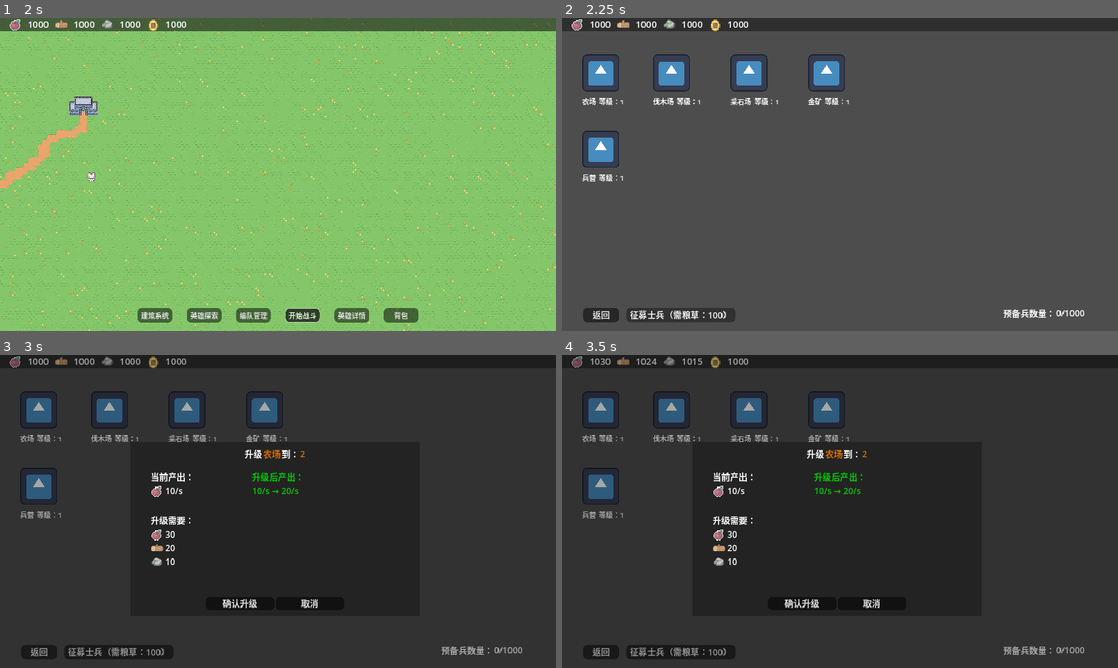
Above: before the commit, frames 1-4 (two rows, left to right).
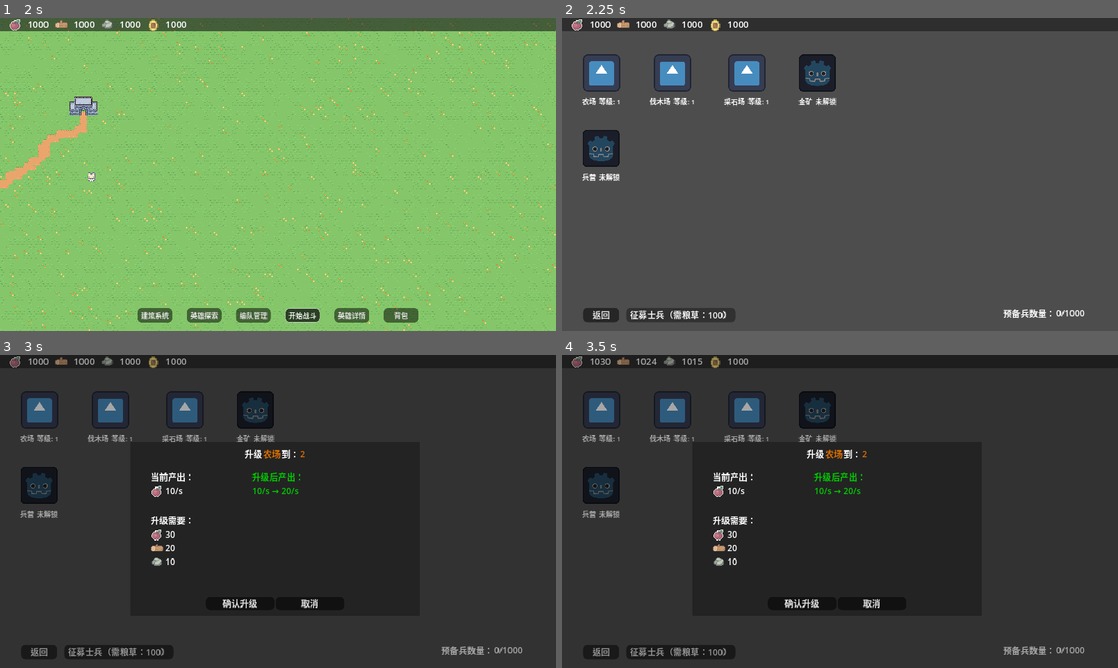
Above: after the commit, the same moments.

Repository: leichaoL/sanguo_dungeon
Game: Godot game, scene res://Scenes/Maps/main_map.tscn
The game is run twice, just before and just after one commit, with the same random seed, the same clock (stepped at 60 frames per second) and the same inputs. The engine's default icon, where the game draws it, is replaced by a stand-in: a white triangle on a blue panel in a dark square.
Inputs (mouse positions are in pixels of both pictures, inside the frame that each line leads up to):
- Up to frame 1 (2 s): click "开始战斗" at 0.5 s; click "开始战斗" at 1.25 s
- Up to frame 2 (2.25 s): click "建筑系统" at 2 s
- Up to frame 3 (3 s): click (38, 411) at 2.75 s
- Up to frame 4 (3.5 s): no input

Frame 1 is identical in both runs. In frame 2, 2.5% of the frame differs, in the area x 3-52%, y 11-53%; in frame 3, 2.2%; in frame 4, 2.2%.

Commit message:
重构场景和代码

Diff:
--- a/Managers/GameManagers.gd
+++ b/Managers/GameManagers.gd
@@ -1,7 +1,12 @@
 extends Node
 
 # 在类作用域顶部声明信号
-signal building_upgraded(building_name: String)
+signal building_upgraded
+signal refresh_resources
+
+
+var refresh_time := 3.0
+@onready var production_timer = Timer.new()
 
 # 资源系统
 var resources: Dictionary = {
@@ -51,7 +56,7 @@
 		"unlocked": true
 	},
 	"gold": {
-		"level": 1,
+		"level": 0,
 		"base_cost": {"wood": 50, "stone": 30},
 		"upgrade_cost": {"wood": 50, "stone": 30},
 		"base_production": {"gold": 7},
@@ -67,8 +72,7 @@
 var recruit_cost: int = 100
 var recruit_amount: int = 500
 
-var refresh_time := 3.0
-@onready var production_timer = Timer.new()
+
 
 # Called when the node enters the scene tree for the first time.
 func _ready() -> void:
@@ -93,6 +97,7 @@
 	resources['stone'] += get_build_production_speed('stone') * refresh_time
 	resources['gold'] += get_build_production_speed('gold') * refresh_time
 
+	refresh_resources.emit()
 
 func get_build_production_speed(building_name: String, level: int = -1) -> int:
 	var building = buildings.get(building_name)
@@ -174,4 +179,4 @@
 	building["production"] = new_production
 
 	# 发送信号
-	building_upgraded.emit(building_name)
+	building_upgraded.emit()
--- /dev/null
+++ b/Scenes/Castle/building_button.tscn
@@ -0,0 +1,42 @@
+[gd_scene load_steps=3 format=3 uid="uid://bldyil1xkumy3"]
+
+[ext_resource type="Texture2D" uid="uid://jx2pagl1in8q" path="res://icon.svg" id="1_u860i"]
+[ext_resource type="Texture2D" uid="uid://bihjeugiu2mj" path="res://icon_gray.png" id="2_fsmlc"]
+
+[node name="BuildingContanier" type="VBoxContainer"]
+tooltip_text = "生产食物，生产速度：100/s"
+theme_override_constants/separation = 15
+
+[node name="BuildingName" type="TextureButton" parent="."]
+layout_mode = 2
+texture_normal = ExtResource("1_u860i")
+stretch_mode = 3
+
+[node name="Shadow" type="TextureButton" parent="BuildingName"]
+layout_mode = 1
+anchors_preset = 15
+anchor_right = 1.0
+anchor_bottom = 1.0
+grow_horizontal = 2
+grow_vertical = 2
+mouse_filter = 2
+texture_normal = ExtResource("2_fsmlc")
+stretch_mode = 3
+
+[node name="HBoxContainer" type="HBoxContainer" parent="."]
+layout_mode = 2
+theme_override_constants/separation = 10
+
+[node name="Label" type="Label" parent="HBoxContainer"]
+layout_mode = 2
+theme_override_font_sizes/font_size = 24
+text = "建筑名称"
+horizontal_alignment = 1
+vertical_alignment = 1
+
+[node name="LvlLabel" type="Label" parent="HBoxContainer"]
+layout_mode = 2
+theme_override_font_sizes/font_size = 24
+text = "等级：0"
+horizontal_alignment = 1
+vertical_alignment = 1
--- a/Scenes/Castle/buildings.gd
+++ b/Scenes/Castle/buildings.gd
@@ -1,19 +1,24 @@
 extends Control
-@onready var confirmation_dialog: ConfirmationDialog = $ConfirmationDialog
+
+
 @onready var upgrade_window: Control = $UpgradeWindow
 
-# 新增等级标签引用
-@onready var farm_lvl_label: Label = get_node("Production/Production/FarmContanier/HBoxContainer/LvlLabel")
-@onready var wood_lvl_label: Label = get_node("Production/Production/WoodContanier/HBoxContainer/LvlLabel")
-@onready var stone_lvl_label: Label = get_node("Production/Production/StoneContanier/HBoxContainer/LvlLabel")
-@onready var gold_lvl_label: Label = get_node("Production/Production/GoldContanier/HBoxContainer/LvlLabel")
+
+# 添加建筑名称字典
+var building_names = {
+	"farm": "农场",
+	"wood": "伐木场",
+	"stone": "采石场",
+	"gold": "金矿"
+}
 
 # Called when the node enters the scene tree for the first time.
 func _ready() -> void:
+	refresh_building()
 	# 初始化时刷新所有等级显示
-	refresh_all_levels()
+	#refresh_all_levels()
 	# 连接升级信号
-	GameManager.building_upgraded.connect(_on_building_upgraded)
+	GameManager.building_upgraded.connect(refresh_building)
 
 # Called every frame. 'delta' is the elapsed time since the previous frame.
 func _process(delta: float) -> void:
@@ -49,21 +54,26 @@
 	upgrade_window.refresh_needs("gold")
 	upgrade_window.visible = true
 
-func refresh_all_levels() -> void:
 
-	farm_lvl_label.text = "等级：%d" % GameManager.get_building_level("farm")
-	wood_lvl_label.text = "等级：%d" % GameManager.get_building_level("wood")
-	stone_lvl_label.text = "等级：%d" % GameManager.get_building_level("stone")
-	gold_lvl_label.text = "等级：%d" % GameManager.get_building_level("gold")
+func refresh_building():
+	'''刷新建筑标签'''
 
-func _on_building_upgraded(building_name: String) -> void:
-	# 当收到升级信号时刷新对应建筑等级
-	match building_name:
-		"farm":
-			farm_lvl_label.text = "等级：%d" % GameManager.get_building_level("farm")
-		"wood":
-			wood_lvl_label.text = "等级：%d" % GameManager.get_building_level("wood")
-		"stone":
-			stone_lvl_label.text = "等级：%d" % GameManager.get_building_level("stone")
-		"gold":
-			gold_lvl_label.text = "等级：%d" % GameManager.get_building_level("gold")
+	for building_type in building_names:
+		var label: Label = get_node("Production/Production/%sContanier/HBoxContainer/Label" % building_type.capitalize())
+		var lvl_label: Label = get_node("Production/Production/%sContanier/HBoxContainer/LvlLabel" % building_type.capitalize())
+		var shadow: TextureButton = get_node("Production/Production/%sContanier/BuildingName/Shadow" % building_type.capitalize())
+
+		var lvl = GameManager.get_building_level(building_type)
+
+		label.text = building_names[building_type]
+		lvl_label.text = "等级: %d" % lvl if lvl > 0 else "未解锁"
+		shadow.visible = (lvl == 0)
+
+	var barracks_label: Label = get_node("MillitaryContainer/Millitary/Millitary/HBoxContainer/Label")
+	var barracks_lvl: Label = get_node("MillitaryContainer/Millitary/Millitary/HBoxContainer/LvlLabel")
+	var barracks_shadow: TextureButton = get_node("MillitaryContainer/Millitary/Millitary/BuildingName/Shadow")
+
+	var lvl = 0
+	barracks_label.text = '兵营'
+	barracks_lvl.text = "等级: %d" % lvl if lvl > 0 else "未解锁"
+	barracks_shadow.visible = (lvl == 0)
--- a/Scenes/Castle/buildings.tscn
+++ b/Scenes/Castle/buildings.tscn
@@ -1,9 +1,9 @@
 [gd_scene load_steps=7 format=3 uid="uid://bt7q2laroj0s3"]
 
-[ext_resource type="Texture2D" uid="uid://jx2pagl1in8q" path="res://icon.svg" id="1_0f24g"]
 [ext_resource type="Script" path="res://Scenes/Castle/buildings.gd" id="1_nprvt"]
 [ext_resource type="Theme" uid="uid://didbnwpcd6xrv" path="res://UI/button.tres" id="2_8p2kv"]
 [ext_resource type="PackedScene" uid="uid://bg30j7pl1ac6m" path="res://UI/top_bar_panel.tscn" id="2_bfoin"]
+[ext_resource type="PackedScene" uid="uid://bldyil1xkumy3" path="res://Scenes/Castle/building_button.tscn" id="3_2tr5g"]
 [ext_resource type="PackedScene" uid="uid://t3bvtqqjqp2s" path="res://UI/upgrade_window.tscn" id="5_fyfbf"]
 
 [sub_resource type="Theme" id="Theme_3b0me"]
@@ -33,153 +33,36 @@
 layout_mode = 2
 theme_override_constants/separation = 100
 
-[node name="FarmContanier" type="VBoxContainer" parent="Production/Production"]
+[node name="FarmContanier" parent="Production/Production" instance=ExtResource("3_2tr5g")]
 layout_mode = 2
-tooltip_text = "生产食物，生产速度：100/s"
-theme_override_constants/separation = 15
 
-[node name="Farm" type="TextureButton" parent="Production/Production/FarmContanier"]
+[node name="WoodContanier" parent="Production/Production" instance=ExtResource("3_2tr5g")]
 layout_mode = 2
-texture_normal = ExtResource("1_0f24g")
 
-[node name="HBoxContainer" type="HBoxContainer" parent="Production/Production/FarmContanier"]
+[node name="StoneContanier" parent="Production/Production" instance=ExtResource("3_2tr5g")]
 layout_mode = 2
-theme_override_constants/separation = 10
 
-[node name="Label" type="Label" parent="Production/Production/FarmContanier/HBoxContainer"]
+[node name="GoldContanier" parent="Production/Production" instance=ExtResource("3_2tr5g")]
 layout_mode = 2
-theme_override_font_sizes/font_size = 24
-text = "农场"
-horizontal_alignment = 1
-vertical_alignment = 1
 
-[node name="LvlLabel" type="Label" parent="Production/Production/FarmContanier/HBoxContainer"]
-layout_mode = 2
-theme_override_font_sizes/font_size = 24
-text = "等级：1"
-horizontal_alignment = 1
-vertical_alignment = 1
-
-[node name="WoodContanier" type="VBoxContainer" parent="Production/Production"]
-layout_mode = 2
-tooltip_text = "生产食物，生产速度：100/s"
-theme_override_constants/separation = 15
-
-[node name="Wood" type="TextureButton" parent="Production/Production/WoodContanier"]
-layout_mode = 2
-texture_normal = ExtResource("1_0f24g")
-
-[node name="HBoxContainer" type="HBoxContainer" parent="Production/Production/WoodContanier"]
-layout_mode = 2
-theme_override_constants/separation = 10
-
-[node name="Label" type="Label" parent="Production/Production/WoodContanier/HBoxContainer"]
-layout_mode = 2
-theme_override_font_sizes/font_size = 24
-text = "伐木场"
-horizontal_alignment = 1
-vertical_alignment = 1
-
-[node name="LvlLabel" type="Label" parent="Production/Production/WoodContanier/HBoxContainer"]
-layout_mode = 2
-theme_override_font_sizes/font_size = 24
-text = "等级：1"
-horizontal_alignment = 1
-vertical_alignment = 1
-
-[node name="StoneContanier" type="VBoxContainer" parent="Production/Production"]
-layout_mode = 2
-tooltip_text = "生产食物，生产速度：100/s"
-theme_override_constants/separation = 15
-
-[node name="Stone" type="TextureButton" parent="Production/Production/StoneContanier"]
-layout_mode = 2
-texture_normal = ExtResource("1_0f24g")
-
-[node name="HBoxContainer" type="HBoxContainer" parent="Production/Production/StoneContanier"]
-layout_mode = 2
-theme_override_constants/separation = 10
-
-[node name="Label" type="Label" parent="Production/Production/StoneContanier/HBoxContainer"]
-layout_mode = 2
-theme_override_font_sizes/font_size = 24
-text = "采石场"
-horizontal_alignment = 1
-vertical_alignment = 1
-
-[node name="LvlLabel" type="Label" parent="Production/Production/StoneContanier/HBoxContainer"]
-layout_mode = 2
-theme_override_font_sizes/font_size = 24
-text = "等级：1"
-horizontal_alignment = 1
-vertical_alignment = 1
-
-[node name="GoldContanier" type="VBoxContainer" parent="Production/Production"]
-layout_mode = 2
-tooltip_text = "生产食物，生产速度：100/s"
-theme_override_constants/separation = 15
-
-[node name="Gold" type="TextureButton" parent="Production/Production/GoldContanier"]
-layout_mode = 2
-texture_normal = ExtResource("1_0f24g")
-
-[node name="HBoxContainer" type="HBoxContainer" parent="Production/Production/GoldContanier"]
-layout_mode = 2
-theme_override_constants/separation = 10
-
-[node name="Label" type="Label" parent="Production/Production/GoldContanier/HBoxContainer"]
-layout_mode = 2
-theme_override_font_sizes/font_size = 24
-text = "金矿"
-horizontal_alignment = 1
-vertical_alignment = 1
-
-[node name="LvlLabel" type="Label" parent="Production/Production/GoldContanier/HBoxContainer"]
-layout_mode = 2
-theme_override_font_sizes/font_size = 24
-text = "等级：1"
-horizontal_alignment = 1
-vertical_alignment = 1
-
-[node name="Military" type="MarginContainer" parent="."]
+[node name="MillitaryContainer" type="MarginContainer" parent="."]
 layout_mode = 2
 offset_left = 60.0
-offset_top = 379.0
+offset_top = 376.0
 offset_right = 214.0
-offset_bottom = 566.0
+offset_bottom = 563.0
 theme_override_constants/margin_left = 10
 theme_override_constants/margin_top = 10
 
-[node name="MillitaryHbox" type="HBoxContainer" parent="Military"]
+[node name="Millitary" type="HBoxContainer" parent="MillitaryContainer"]
 layout_mode = 2
 theme_override_constants/separation = 100
 
-[node name="VboxContanier" type="VBoxContainer" parent="Military/MillitaryHbox"]
+[node name="Millitary" parent="MillitaryContainer/Millitary" instance=ExtResource("3_2tr5g")]
 layout_mode = 2
-tooltip_text = "生产食物，生产速度：100/s"
-theme_override_constants/separation = 15
 
-[node name="MillitaryTexture" type="TextureButton" parent="Military/MillitaryHbox/VboxContanier"]
-layout_mode = 2
-texture_normal = ExtResource("1_0f24g")
-
-[node name="HBoxContainer" type="HBoxContainer" parent="Military/MillitaryHbox/VboxContanier"]
-layout_mode = 2
-theme_override_constants/separation = 10
-
-[node name="Label" type="Label" parent="Military/MillitaryHbox/VboxContanier/HBoxContainer"]
-layout_mode = 2
-theme_override_font_sizes/font_size = 24
+[node name="Label" parent="MillitaryContainer/Millitary/Millitary/HBoxContainer" index="0"]
 text = "兵营"
-horizontal_alignment = 1
-vertical_alignment = 1
-
-[node name="LvlLabel" type="Label" parent="Military/MillitaryHbox/VboxContanier/HBoxContainer"]
-layout_mode = 2
-theme_override_font_sizes/font_size = 24
-text = "等级：1"
-horizontal_alignment = 1
-vertical_alignment = 1
 
 [node name="BackToMain" type="Button" parent="."]
 layout_mode = 1
@@ -249,8 +132,14 @@
 [node name="AcceptDialog" type="AcceptDialog" parent="."]
 initial_position = 2
 
-[connection signal="pressed" from="Production/Production/FarmContanier/Farm" to="." method="_on_farm_pressed"]
-[connection signal="pressed" from="Production/Production/WoodContanier/Wood" to="." method="_on_wood_pressed"]
-[connection signal="pressed" from="Production/Production/StoneContanier/Stone" to="." method="_on_stone_pressed"]
-[connection signal="pressed" from="Production/Production/GoldContanier/Gold" to="." method="_on_gold_pressed"]
+[connection signal="pressed" from="Production/Production/FarmContanier/BuildingName" to="." method="_on_farm_pressed"]
+[connection signal="pressed" from="Production/Production/WoodContanier/BuildingName" to="." method="_on_wood_pressed"]
+[connection signal="pressed" from="Production/Production/StoneContanier/BuildingName" to="." method="_on_stone_pressed"]
+[connection signal="pressed" from="Production/Production/GoldContanier/BuildingName" to="." method="_on_gold_pressed"]
 [connection signal="pressed" from="BackToMain" to="." method="_on_back_to_main_pressed"]
+
+[editable path="Production/Production/FarmContanier"]
+[editable path="Production/Production/WoodContanier"]
+[editable path="Production/Production/StoneContanier"]
+[editable path="Production/Production/GoldContanier"]
+[editable path="MillitaryContainer/Millitary/Millitary"]
--- a/UI/top_bar_panel.gd
+++ b/UI/top_bar_panel.gd
@@ -8,7 +8,9 @@
 
 # Called when the node enters the scene tree for the first time.
 func _ready() -> void:
-	pass # Replace with function body.
+
+	_on_refresh_resources() # 初始化资源数量
+	GameManager.refresh_resources.connect(_on_refresh_resources)
 
 
 # Called every frame. 'delta' is the elapsed time since the previous frame.
@@ -16,10 +18,12 @@
 	pass
 
 func _physics_process(delta: float) -> void:
-	refresh_resources_num()
+	pass
 
-func refresh_resources_num() -> void:
-	'''刷新资源数量'''
+
+
+func _on_refresh_resources() -> void:
+	'''接收信号刷新资源数量'''
 
 	var resources = GameManager.get_resources()
 	var food_num = resources.get('food')
Binary file added: icon_gray.png
Not shown, added: icon_gray.png.import
